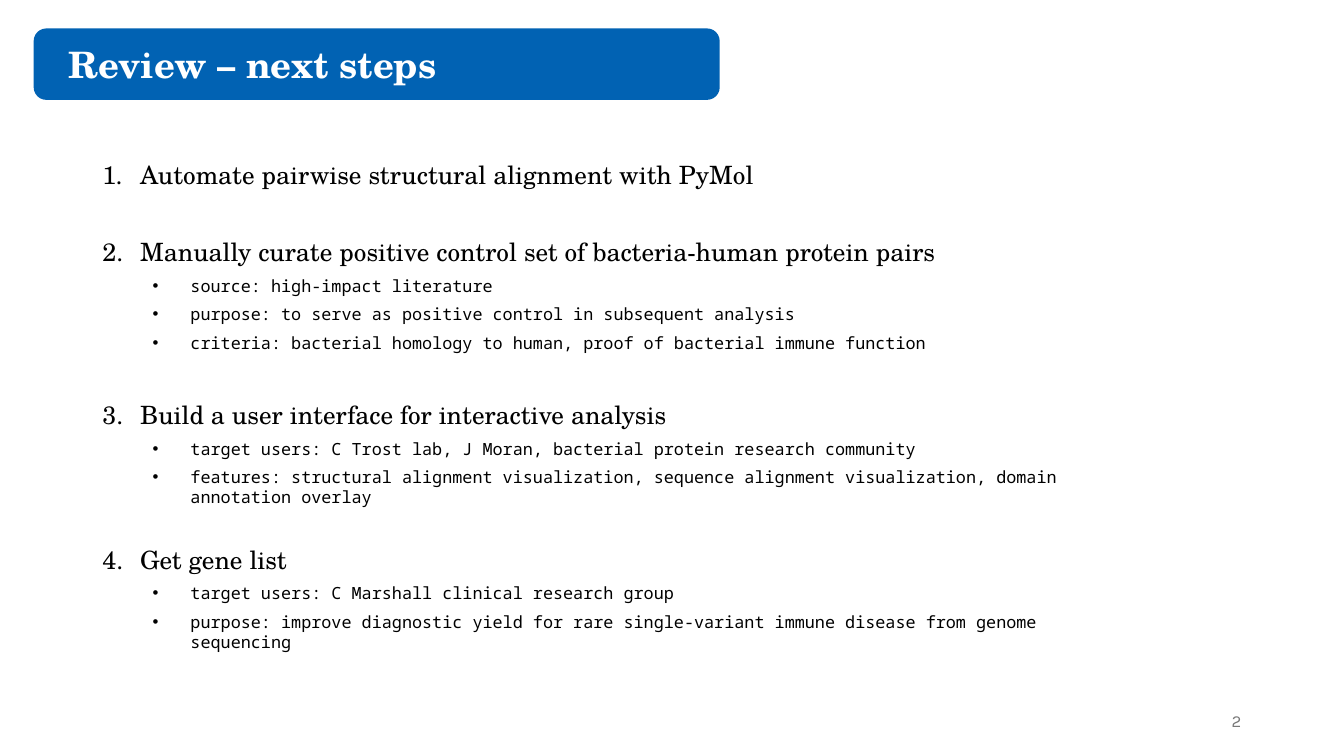
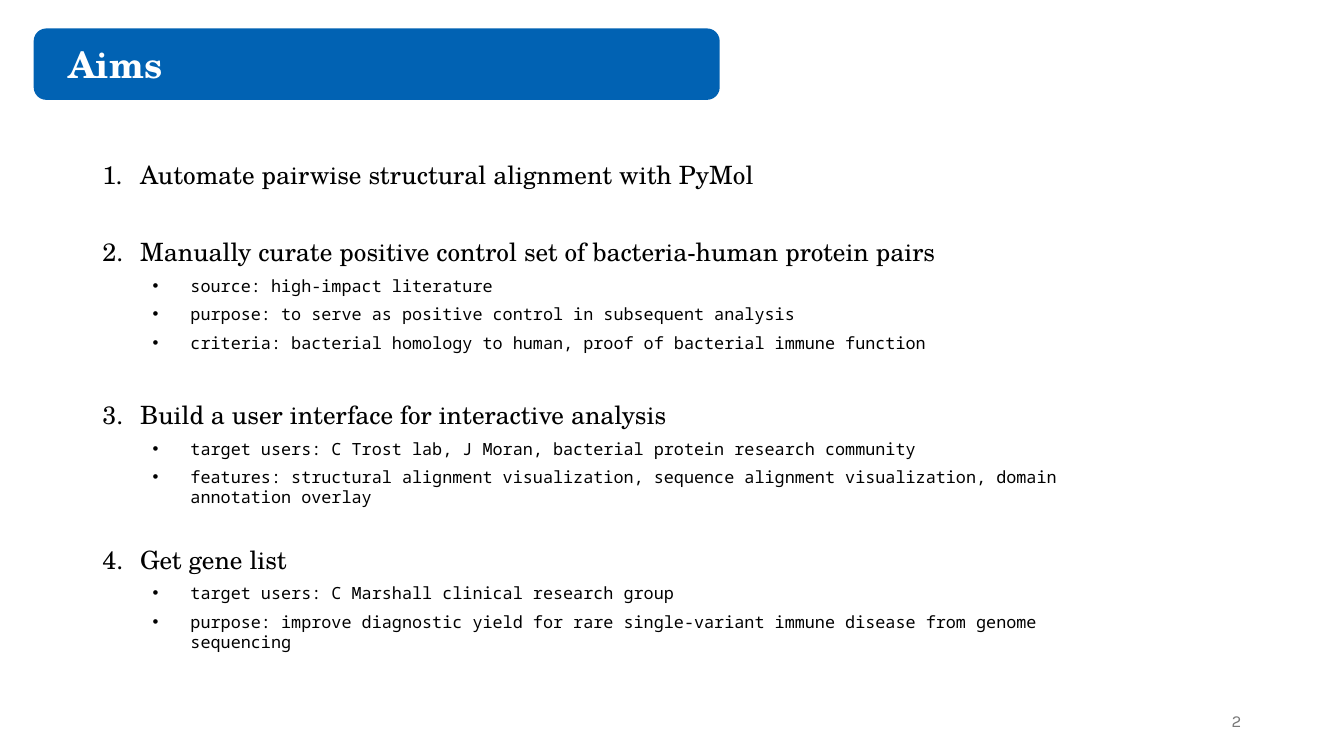
Before and after one commit to juliandeanmoran/BISSH, a slide deck: slide 2 of reports/2026-04-10_projectUpdate_2_jmoran.pptx. Drawn at 1344x756 pixels with LibreOffice and Linux fonts; fonts in the diff are those of the drawing. Boxes give left, top, right and bottom in pixels: in the first picture for what was removed or moved away, otherwise in the second. Text is boxed around its words. In the diff, an @@ line names an element or a change of style, - is before the commit and + after.

```diff
--- a/reports/2026-04-10_projectUpdate_2_jmoran.pptx
+++ b/reports/2026-04-10_projectUpdate_2_jmoran.pptx
@@ text at <box>68,51,162,79</box>: text changed @@
-Review – next steps
+Aims
```
Also in this commit, not shown: 4 other slides changed.
